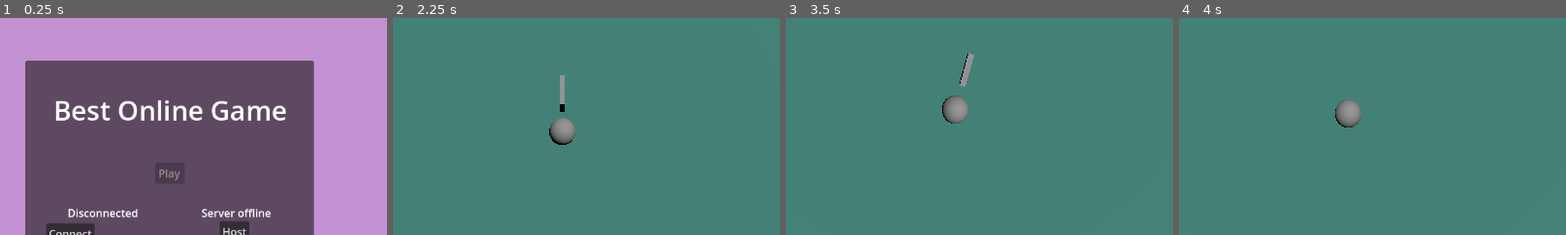
Above: before the commit, frames 1-4 (left to right).
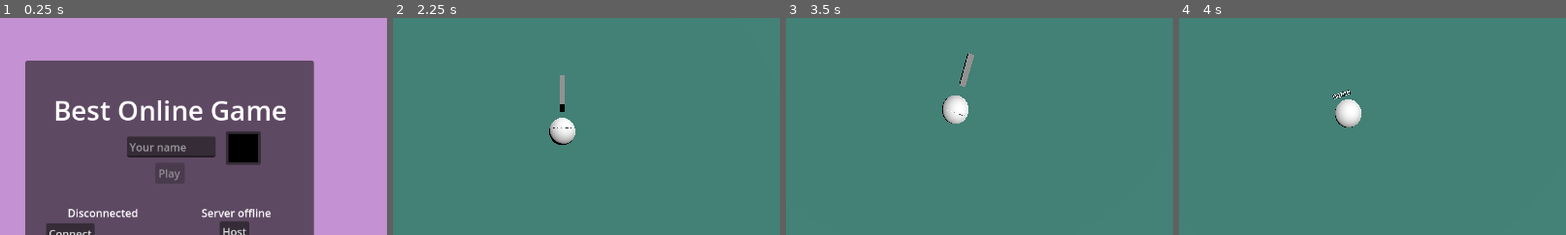
Above: after the commit, the same moments.

Repository: icvara/BestOnnlineGameEver
Game: Godot game, scene res://world/main.tscn
Same seed, same stepped clock (60 frames per second), same inputs: the game is played once before the commit and once after it.
Inputs (mouse positions are % of the whole screen's width and height, from its top left):
- Up to frame 1 (0.25 s): no input
- Up to frame 2 (2.25 s): tap Enter at 0.5 s; move the mouse to (72, 45) at 0.52 s; hold D (right) 0.53-1.25 s; click "Host" at 1.25 s; click "Play" at 2 s
- Up to frame 3 (3.5 s): move the mouse to (45, 50) at 2.77 s; hold W (up) from 2.78 s (still down)
- Up to frame 4 (4 s): keep holding W (up); move the mouse to (52, 48) at 3.52 s
The pictures show only the part of the screen within x 28-78%, y 3-53%; the shares and areas given below are measured in that part.

The runs differ from the first frame. In frame 1, 3.5% of the frame differs, in the area x 32-68%, y 52-68%; in frame 2, 0.6%; in frame 3, 0.7%; in frame 4, 0.8%.

Commit message:
add color and name

Diff:
--- a/Menu/Network.gd
+++ b/Menu/Network.gd
@@ -4,6 +4,9 @@
 var IP_ADDRESS = "158.41.57.177"
 var PORT = 12345
 var MAX_CLIENTS = 5
+
+var playername = "name"
+var playercolor = Color(1,1,1)
 
 @export var player_scene: PackedScene
 #var isConnected = false
@@ -88,4 +91,14 @@
 	print(id)
 	var new_player = player_scene.instantiate()
 	new_player.name = str(id)
+	new_player.get_node("Player").playername = playername
+	new_player.get_node("Player").color =  playercolor
 	%Players.add_child(new_player)
+
+
+func _on_line_edit_player_name_text_submitted(new_text: String) -> void:
+	playername = new_text
+
+
+func _on_color_picker_button_color_changed(color: Color) -> void:
+	playercolor = color
--- a/Menu/network.tscn
+++ b/Menu/network.tscn
@@ -93,6 +93,21 @@
 offset_bottom = 390.5
 text = "Quit"
 
+[node name="LineEdit_playerName" type="LineEdit" parent="Panel"]
+layout_mode = 0
+offset_left = 150.5
+offset_top = 112.5
+offset_right = 282.5
+offset_bottom = 143.5
+placeholder_text = "Your name"
+
+[node name="ColorPickerButton" type="ColorPickerButton" parent="Panel"]
+layout_mode = 0
+offset_left = 297.5
+offset_top = 104.5
+offset_right = 349.5
+offset_bottom = 154.5
+
 [node name="ID_connection" type="Label" parent="."]
 offset_right = 40.0
 offset_bottom = 23.0
@@ -101,3 +116,5 @@
 [connection signal="pressed" from="Panel/Button_play" to="." method="_on_button_play_pressed"]
 [connection signal="pressed" from="Panel/Button_host" to="." method="_on_button_host_pressed"]
 [connection signal="pressed" from="Panel/Button_Quit" to="." method="_on_button_quit_pressed"]
+[connection signal="text_submitted" from="Panel/LineEdit_playerName" to="." method="_on_line_edit_player_name_text_submitted"]
+[connection signal="color_changed" from="Panel/ColorPickerButton" to="." method="_on_color_picker_button_color_changed"]
--- a/Player/player.gd
+++ b/Player/player.gd
@@ -6,13 +6,16 @@
 
 @export var camera : Camera3D
 
+var playername = "name"
+var color = Color(1.0, 1.0, 1.0, 1.0)
 
 var cam_yaw : float = 0
 
 
 func _enter_tree() -> void:
 	set_multiplayer_authority(get_parent().name.to_int(), true)
-
+	$Label3D_name.text = playername
+	$MeshInstance3D.mesh.material.albedo_color = color
 
 func _ready() -> void:
 	global_position.y = 10
--- a/Player/player.tscn
+++ b/Player/player.tscn
@@ -1,10 +1,13 @@
-[gd_scene load_steps=6 format=3 uid="uid://dy8w6mr8jgjfy"]
+[gd_scene load_steps=7 format=3 uid="uid://dy8w6mr8jgjfy"]
 
 [ext_resource type="Script" uid="uid://vgkm0tdxabbq" path="res://Player/player.gd" id="1_l8h54"]
 
 [sub_resource type="SphereShape3D" id="SphereShape3D_l8h54"]
 
+[sub_resource type="StandardMaterial3D" id="StandardMaterial3D_l8h54"]
+
 [sub_resource type="SphereMesh" id="SphereMesh_4ntmi"]
+material = SubResource("StandardMaterial3D_l8h54")
 
 [sub_resource type="SceneReplicationConfig" id="SceneReplicationConfig_l8h54"]
 properties/0/path = NodePath(".:position")
@@ -32,3 +35,8 @@
 [node name="MeshInstance3D2" type="MeshInstance3D" parent="."]
 transform = Transform3D(1, 0, 0, 0, 1, 0, 0, 0, 1, 0, 0, -1.3710916)
 mesh = SubResource("BoxMesh_l8h54")
+
+[node name="Label3D_name" type="Label3D" parent="."]
+transform = Transform3D(1, 0, 0, 0, 1, 0, 0, 0, 1, 0, 0.76751876, 0)
+text = "Name"
+font_size = 48
